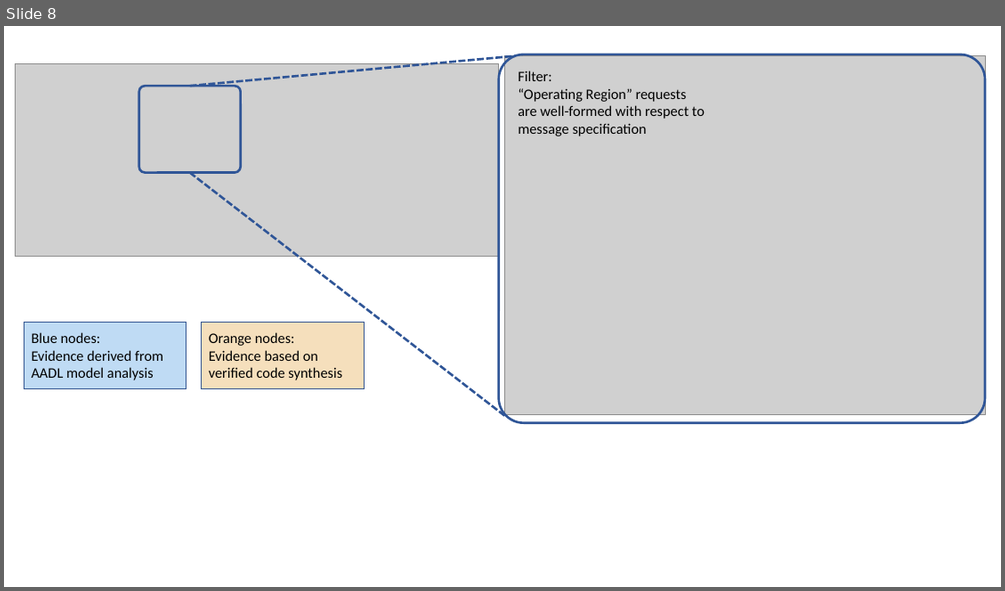
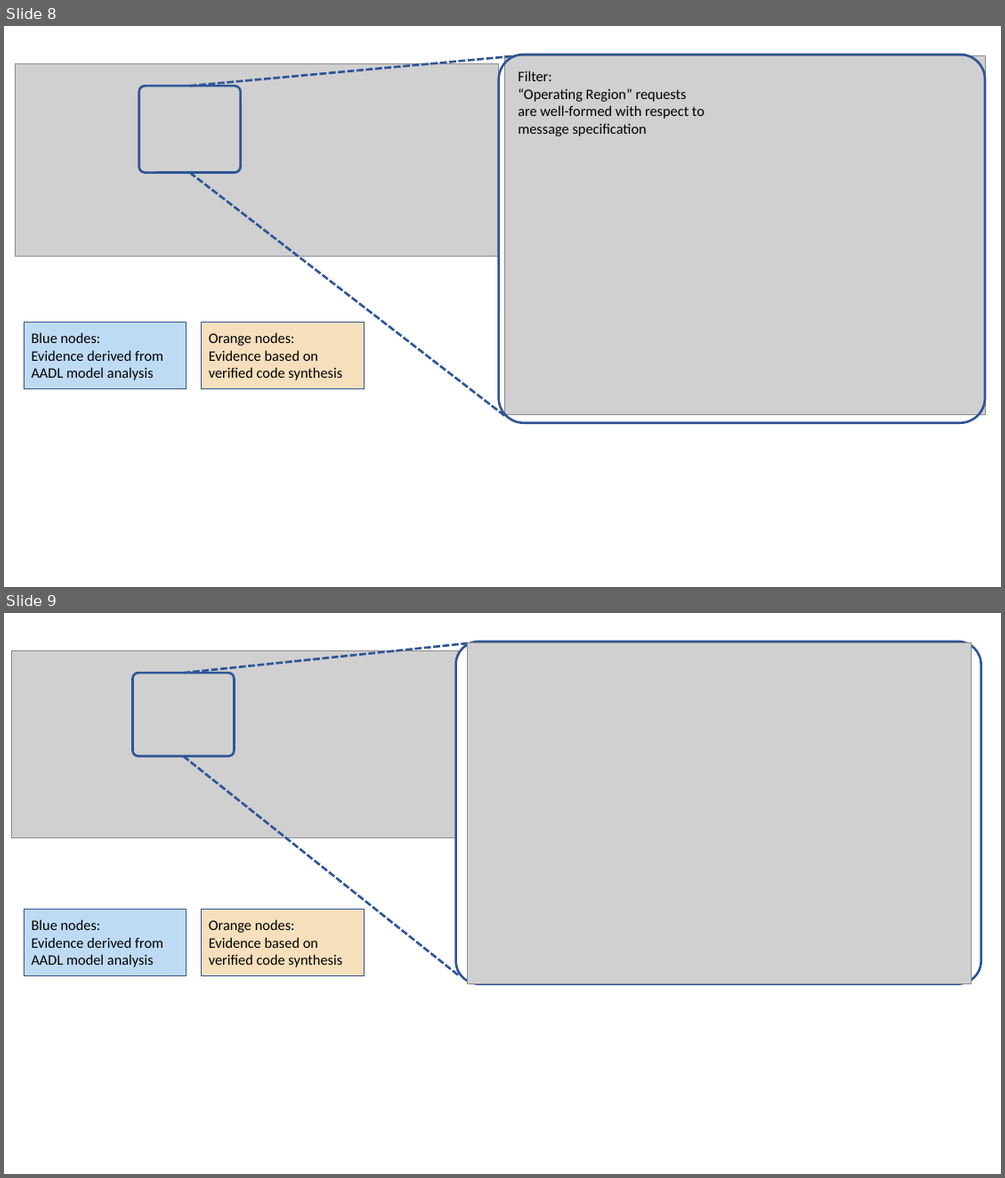
Before and after one commit to loonwerks/fmatscale, a slide deck: figs/figures.pptx. Shown one above the other, each under a label of ours: slide 8 before the commit, slides 8 and 9 after it. The pictures are 1005x591 and 1005x1178 pixels, drawn with LibreOffice and Linux fonts; fonts in the diff are those of the drawing; grey boxes stand for pictures. Boxes give left, top, right and bottom in pixels: in the first picture for what was removed or moved away, otherwise in the second. Text is boxed around its words. In the diff, an @@ line names an element or a change of style, - is before the commit and + after.

```diff
--- a/figs/figures.pptx
+++ b/figs/figures.pptx
@@ slide 9 added at (4,613,1001,1174), background #FFFFFF @@
@@ picture added at (468,643,971,984) @@
@@ group added at (11,641,981,984): 2 rounded rectangles, 2 rectangles, 2 lines, 1 picture @@
+Blue nodes:
+Evidence derived from AADL model analysis
+Orange nodes:
+Evidence based on verified code synthesis
```
Also in this commit, not shown: 4 other files.
